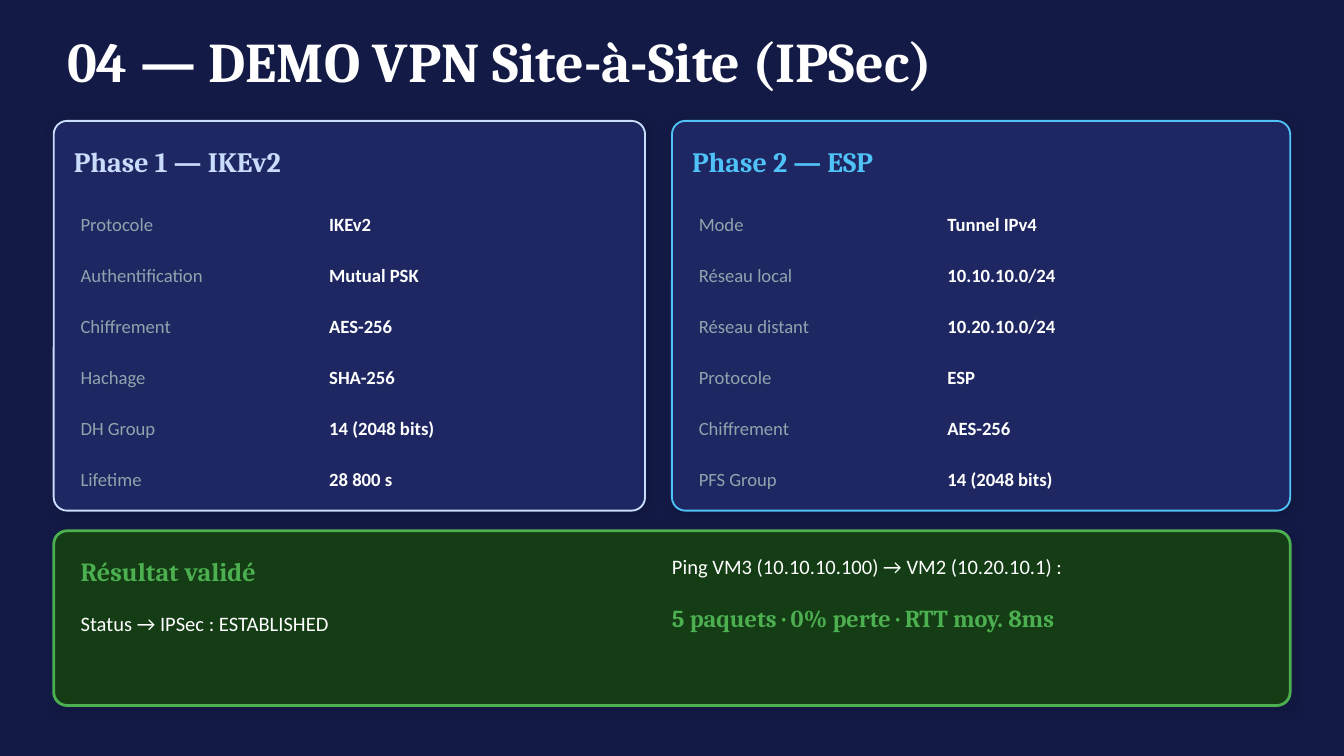
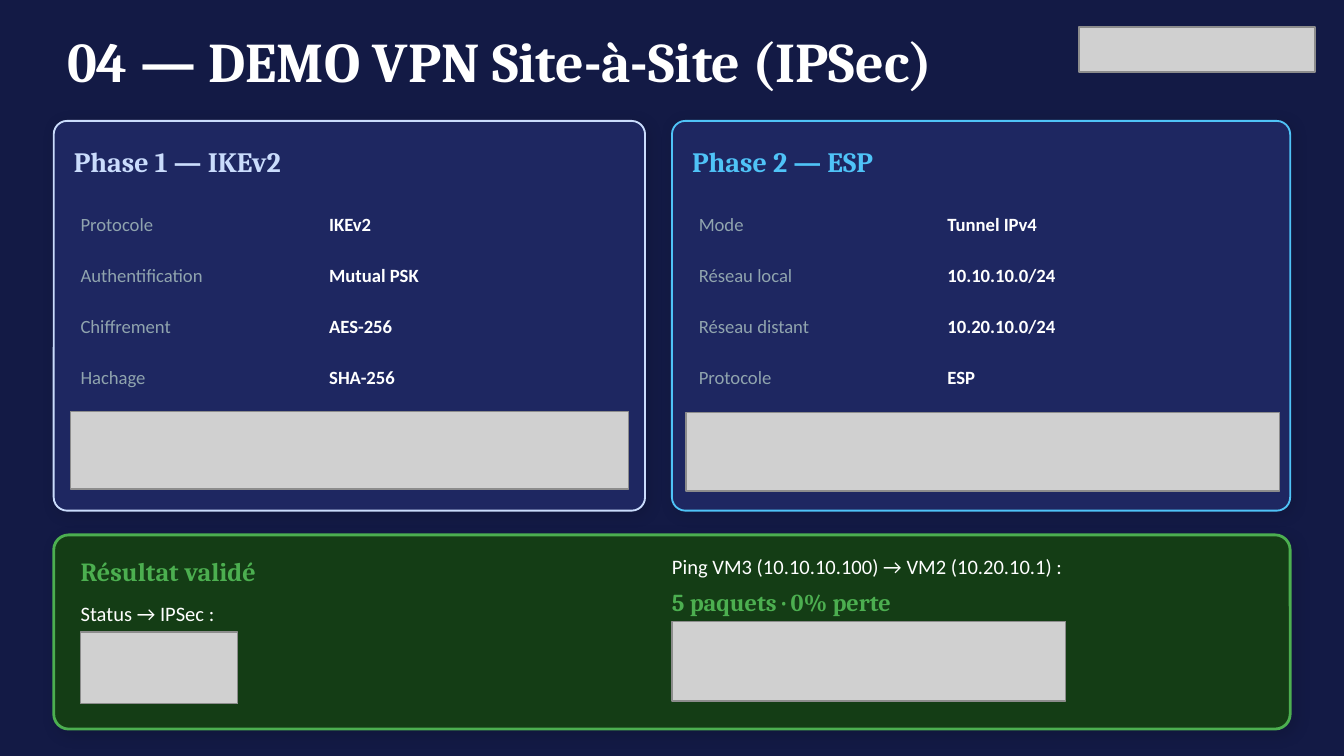
Before and after one commit to Adri1-rvt/ARCOS, a slide deck: slide 8 of ARCOS_Presentation.pptx. Drawn at 1344x756 pixels with LibreOffice and Linux fonts; fonts in the diff are those of the drawing; grey boxes stand for pictures. Boxes give left, top, right and bottom in pixels: in the first picture for what was removed or moved away, otherwise in the second. Text is boxed around its words. In the diff, an @@ line names an element or a change of style, - is before the commit and + after.

```diff
--- a/ARCOS_Presentation.pptx
+++ b/ARCOS_Presentation.pptx
@@ picture added at (x1=1079, y1=27, x2=1316, y2=73) @@
@@ text added at (x1=1176, y1=71, x2=1257, y2=73), 13 pt, text #131A45, bold @@
+2 points
@@ picture added at (x1=71, y1=411, x2=629, y2=489) @@
@@ picture added at (x1=685, y1=413, x2=1279, y2=491) @@
@@ text removed at (x1=81, y1=423, x2=155, y2=438) @@
-DH Group
@@ text removed at (x1=329, y1=421, x2=434, y2=438) @@
-14 (2048 bits)
@@ text removed at (x1=699, y1=422, x2=789, y2=435) @@
-Chiffrement
@@ text removed at (x1=947, y1=422, x2=1010, y2=435) @@
-AES-256
@@ text removed at (x1=81, y1=473, x2=142, y2=486) @@
-Lifetime
@@ text removed at (x1=329, y1=473, x2=392, y2=486) @@
-28 800 s
@@ text removed at (x1=699, y1=474, x2=776, y2=489) @@
-PFS Group
@@ text removed at (x1=947, y1=472, x2=1052, y2=489) @@
-14 (2048 bits)
@@ rounded rectangle resized from (x1=54, y1=531, x2=1290, y2=706) to (x1=54, y1=535, x2=1290, y2=728) @@
@@ text at (x1=672, y1=594, x2=891, y2=616): text changed @@
-5 paquets · 0% perte · RTT moy. 8ms
+5 paquets · 0% perte
@@ text at (x1=81, y1=607, x2=204, y2=621): text changed @@
-Status → IPSec : ESTABLISHED
+Status → IPSec :
@@ picture added at (x1=672, y1=621, x2=1066, y2=700) @@
@@ picture added at (x1=81, y1=632, x2=238, y2=703) @@
```
Also in this commit, not shown: 13 other slides changed, 8 other files.
